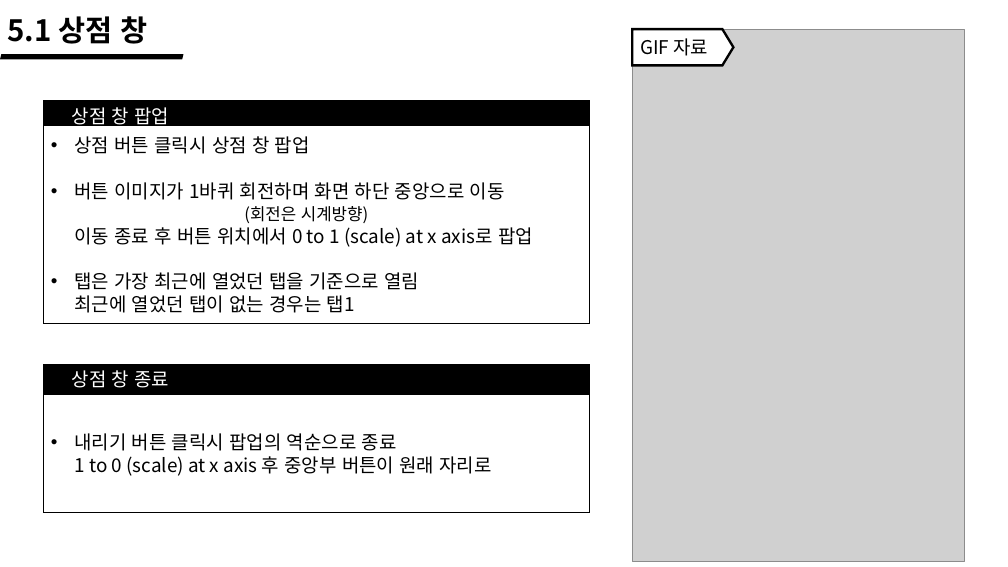
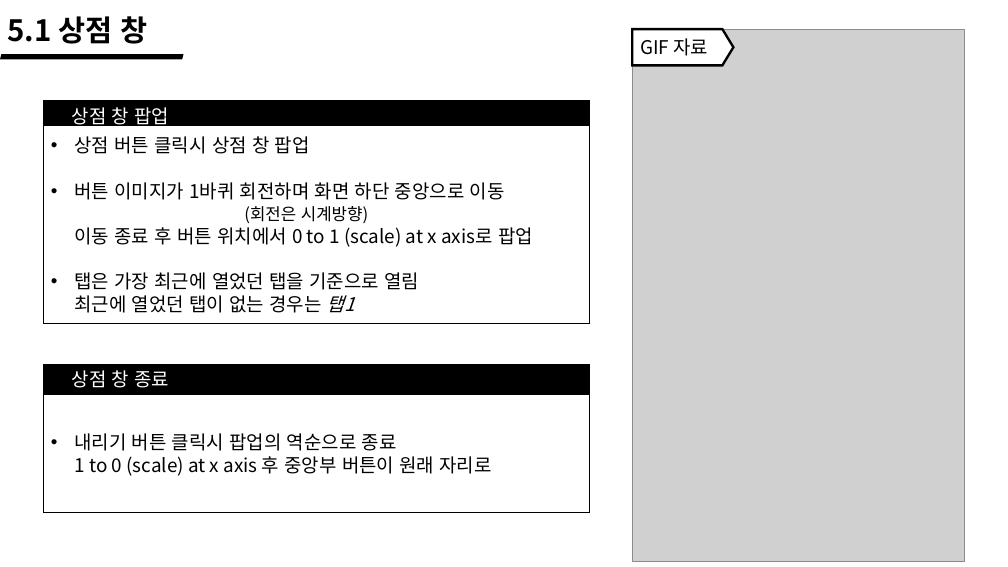
Before and after one commit to wlrud753/CarryCarrot, a slide deck: slide 26 of 기획서/당근키우기 시스템.pptx. Drawn at 1008x567 pixels with LibreOffice and Linux fonts; fonts in the diff are those of the drawing; grey boxes stand for pictures. Boxes give left, top, right and bottom in pixels: in the first picture for what was removed or moved away, otherwise in the second. Text is boxed around its words. In the diff, an @@ line names an element or a change of style, - is before the commit and + after.

```diff
--- a/기획서/당근키우기 시스템.pptx
+++ b/기획서/당근키우기 시스템.pptx
@@ text in rectangle at (x1=74, y1=272, x2=419, y2=313): italic on in "탭1" @@
```
